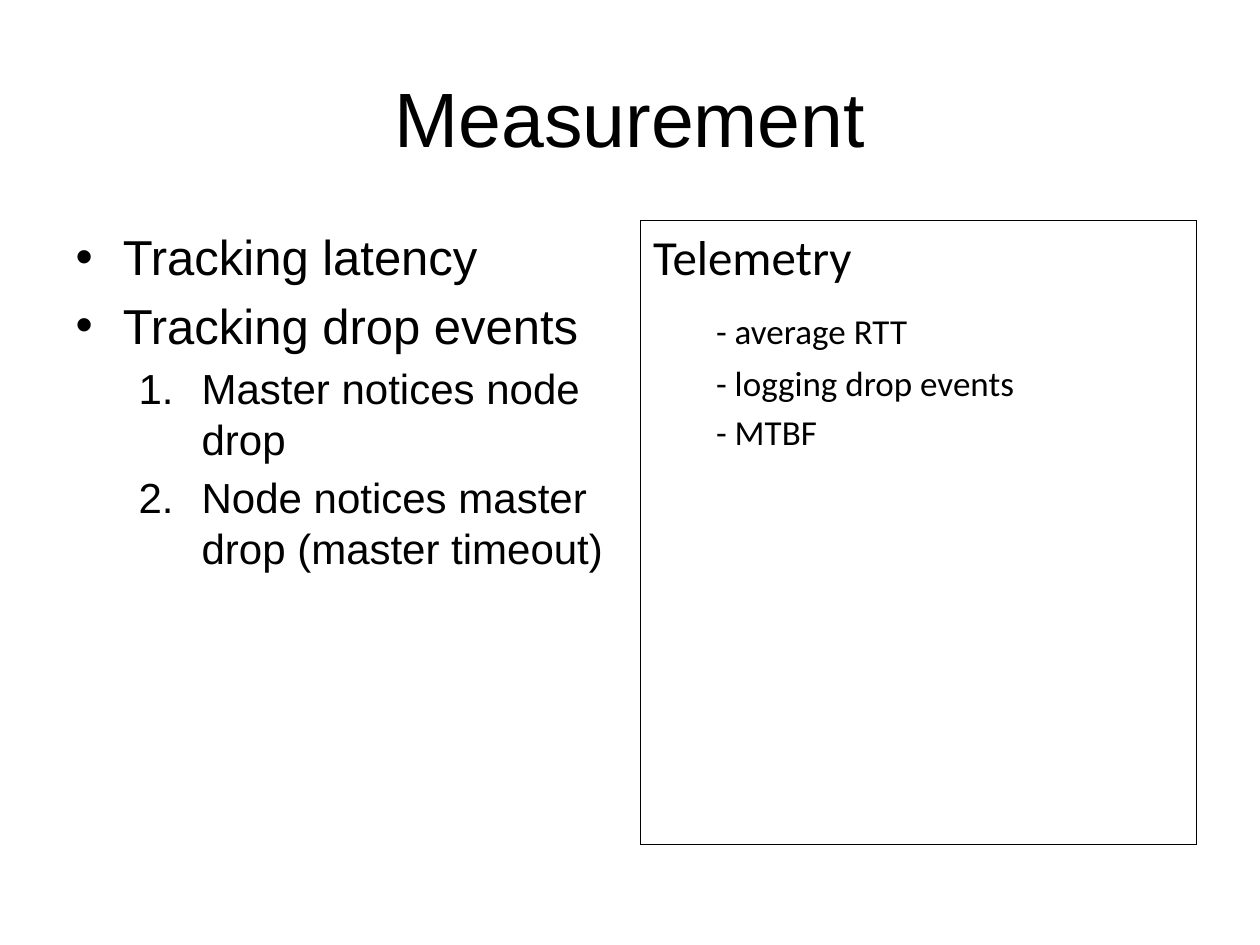
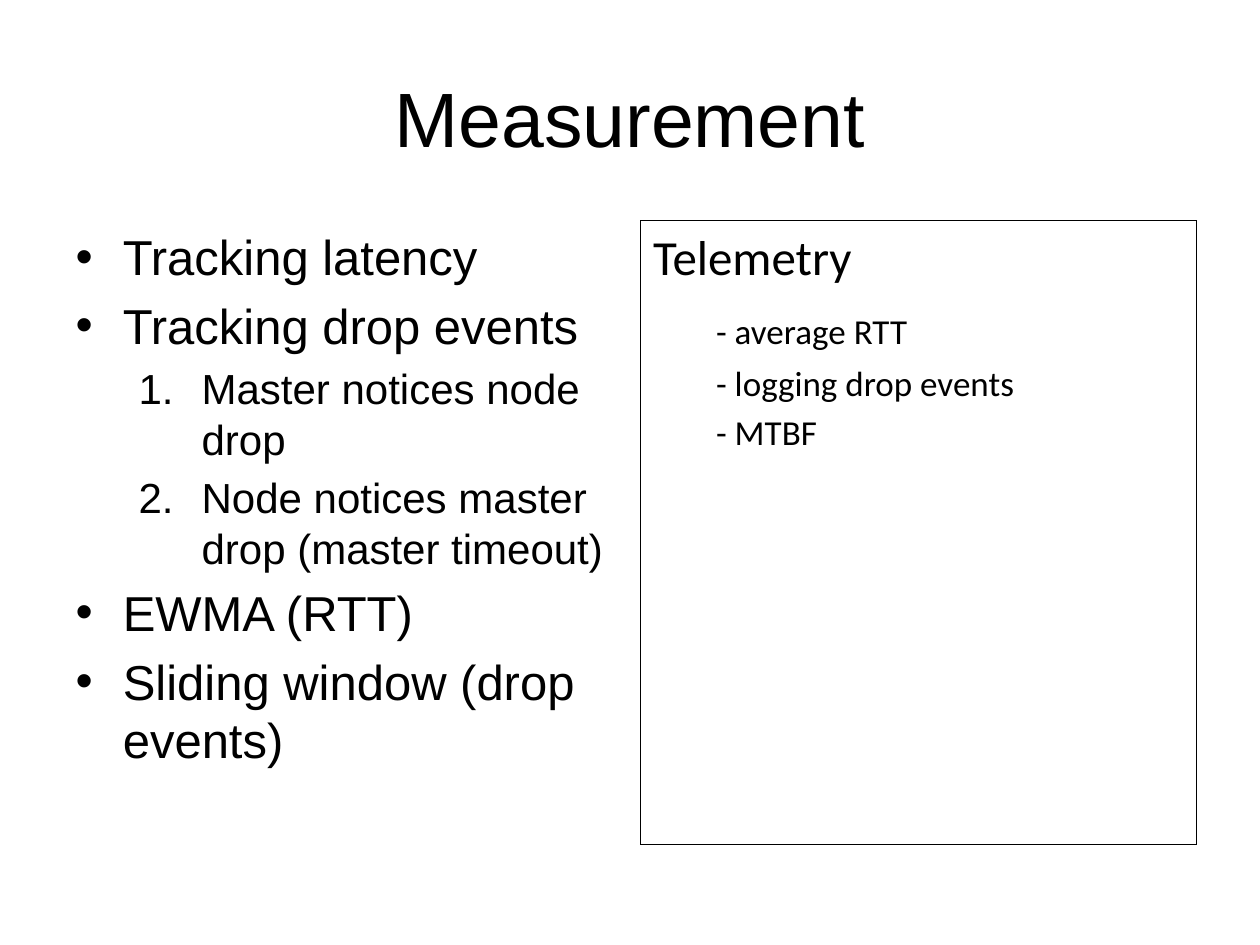
Before and after one commit to rdadolf/autopaxos, a slide deck: slide 7 of report/Presentation.pptx. Drawn at 1260x945 pixels with LibreOffice and Linux fonts; fonts in the diff are those of the drawing. Boxes give left, top, right and bottom in pixels: in the first picture for what was removed or moved away, otherwise in the second. Text is boxed around its words. In the diff, an @@ line names an element or a change of style, - is before the commit and + after.

```diff
--- a/report/Presentation.pptx
+++ b/report/Presentation.pptx
@@ text at (x1=123, y1=595, x2=574, y2=768): paragraphs added @@
+• EWMA (RTT)
+• Sliding window (drop events)
```
Also in this commit, not shown: 2 other files.
